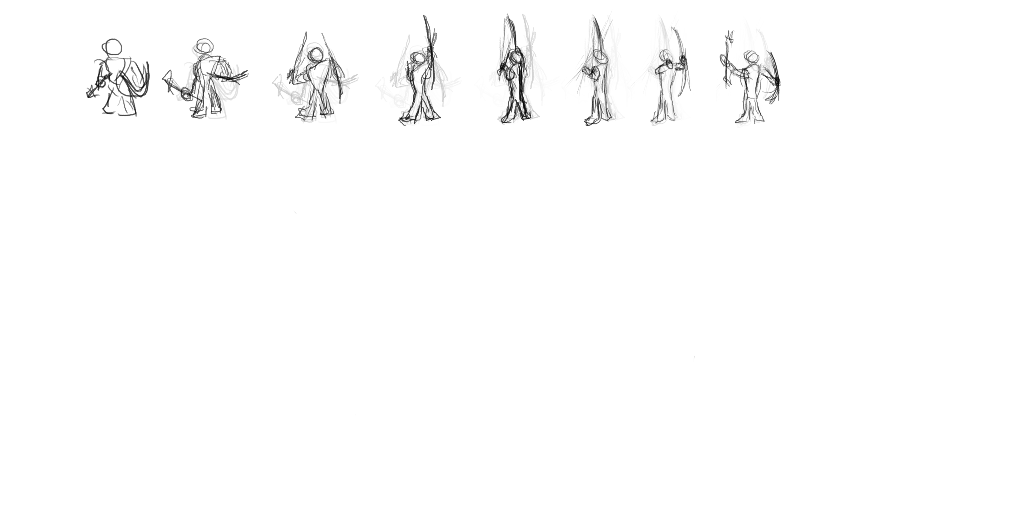
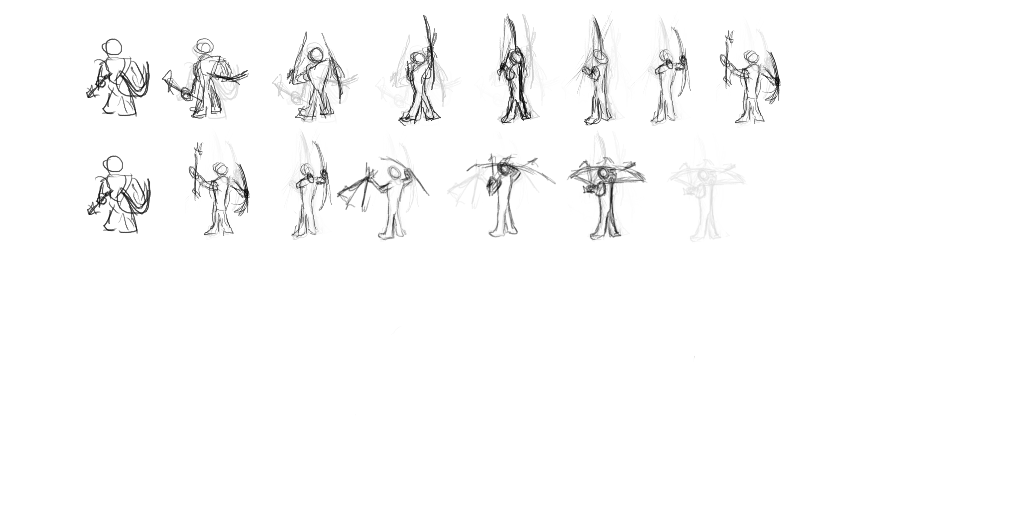
Layer changes from the first 1024x512 image to the second:
painted on "Layer 2" over [87, 125, 747, 335]
